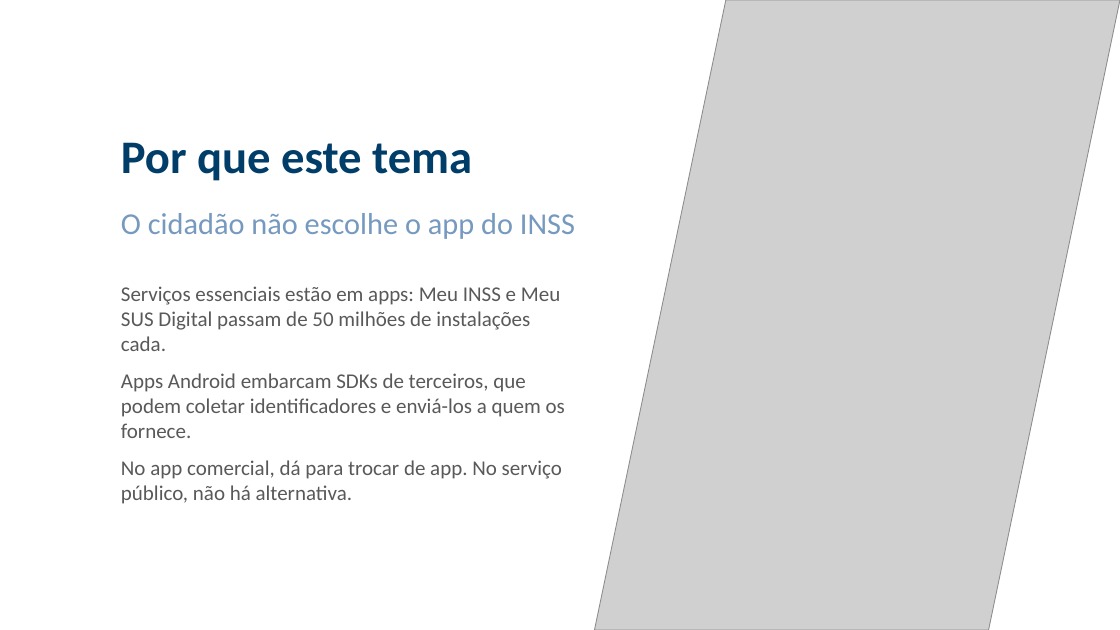
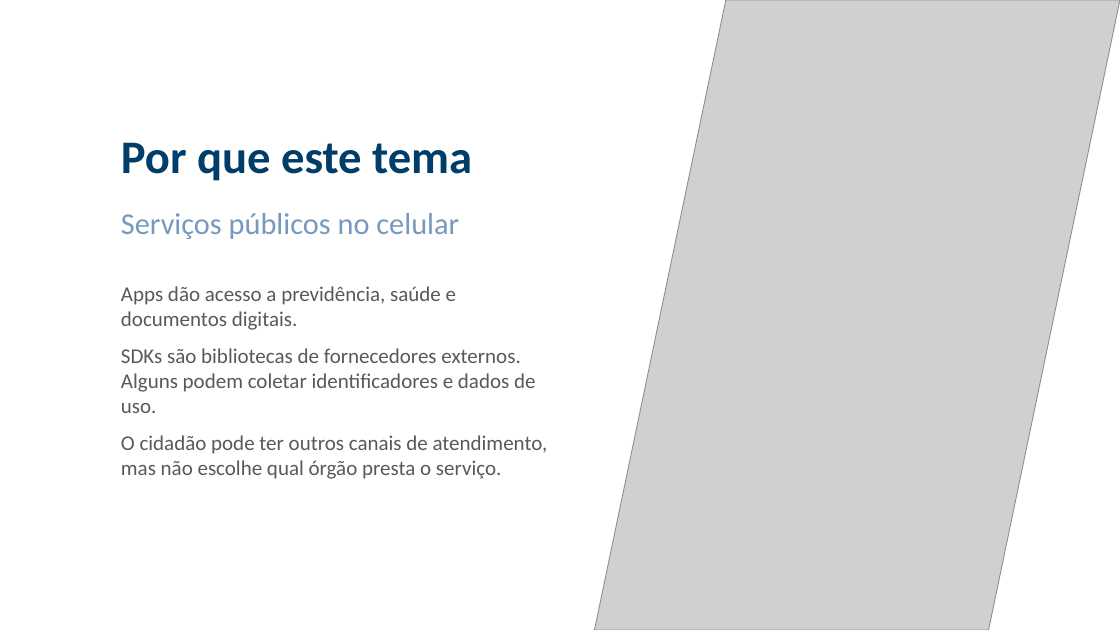
Before and after one commit to ClaudioAMF1/TCC, a slide deck: slide 2 of tcc/apresentacao/simulacao-defesa-rascunho.pptx. Drawn at 1120x630 pixels with LibreOffice and Linux fonts; fonts in the diff are those of the drawing; grey boxes stand for pictures; background and template pictures are left out. Boxes give left, top, right and bottom in pixels: in the first picture for what was removed or moved away, otherwise in the second. Text is boxed around its words. In the diff, an @@ line names an element or a change of style, - is before the commit and + after.

Commit message:
Completa preparação do reteste e revisa projeto do Capstone I
Inclui recursos necessários, matriz documental da LGPD e amostra cega de 125 registros para o reteste.
Revisa fundamentação, referências, plano de análise, formatação, slides e roteiro.
Preserva as decisões originais e registra a F2 e a validação pessoal como pendentes.

```diff
--- a/tcc/apresentacao/simulacao-defesa-rascunho.pptx
+++ b/tcc/apresentacao/simulacao-defesa-rascunho.pptx
@@ text at (121,213,459,239): text changed @@
-O cidadão não escolhe o app do INSS
+Serviços públicos no celular
@@ text at (121,286,548,479): text changed @@
-Serviços essenciais estão em apps: Meu INSS e Meu SUS Digital passam de 50 milhões de instalações cada.
-Apps Android embarcam SDKs de terceiros, que podem coletar identificadores e enviá-los a quem os fornece.
-No app comercial, dá para trocar de app. No serviço público, não há alternativa.
+Apps dão acesso a previdência, saúde e documentos digitais.
+SDKs são bibliotecas de fornecedores externos. Alguns podem coletar identificadores e dados de uso.
+O cidadão pode ter outros canais de atendimento, mas não escolhe qual órgão presta o serviço.
```
Also in this commit, not shown: 9 other slides changed, 3 slides added, 3 slides removed, 15 other files.
